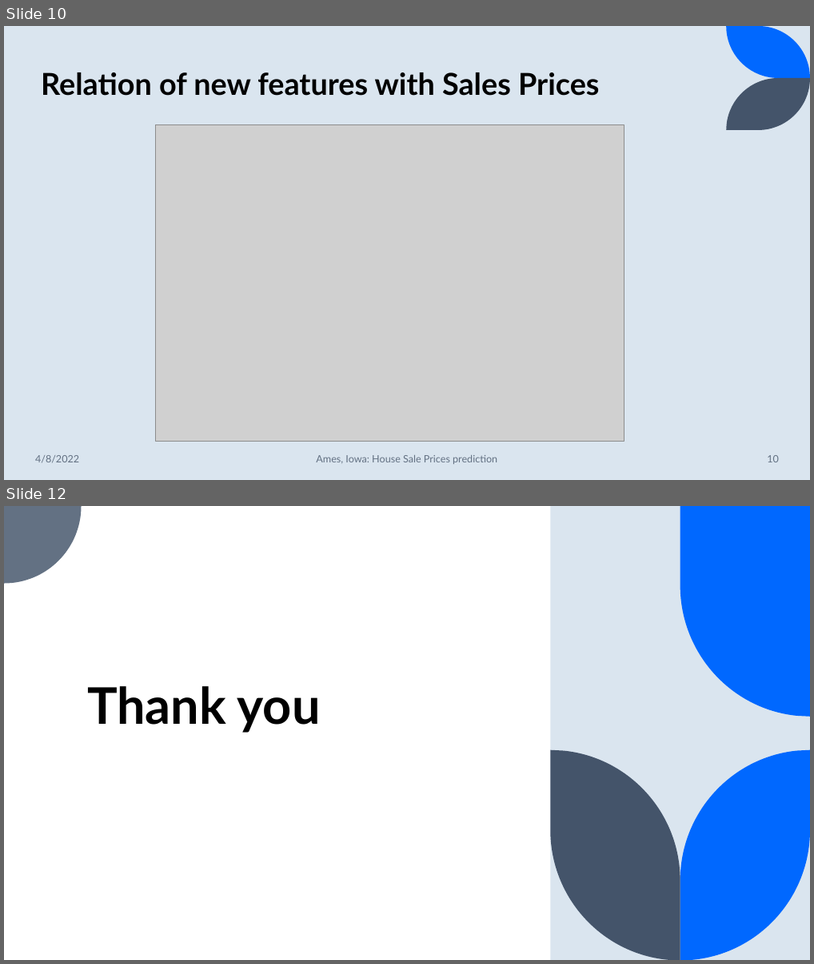
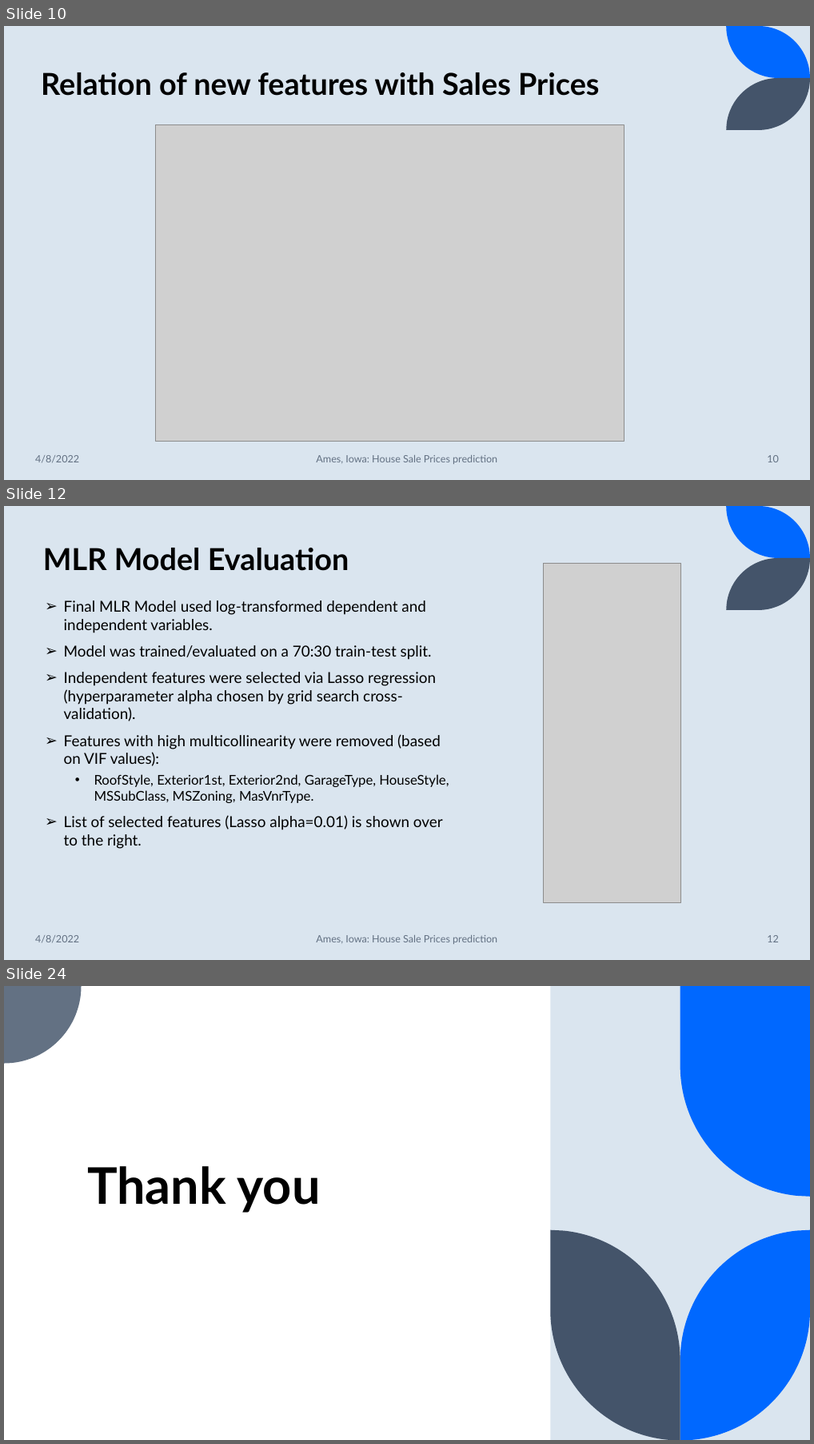
Before and after one commit to suhitasva/ML_Project, a slide deck: ML_Project.pptx. Shown one above the other, each under a label of ours: slides 10 and 12 before the commit, slides 10, 12 and 24 after it; the slides between them are not shown. The pictures are 814x964 and 814x1444 pixels, drawn with LibreOffice and Linux fonts; fonts in the diff are those of the drawing; grey boxes stand for pictures. Boxes give left, top, right and bottom in pixels: in the first picture for what was removed or moved away, otherwise in the second. Text is boxed around its words. In the diff, an @@ line names an element or a change of style, - is before the commit and + after.

```diff
--- a/ML_Project.pptx
+++ b/ML_Project.pptx
@@ slide 12 added at (x1=4, y1=506, x2=810, y2=960), background #DAE5EF; not listed: 2 template elements that a slide beside it also shows @@
@@ title added at (x1=43, y1=548, x2=350, y2=571), 36 pt, text #000000, bold @@
+MLR Model Evaluation
@@ picture added at (x1=544, y1=564, x2=682, y2=902) @@
@@ text added at (x1=64, y1=600, x2=449, y2=848), 18 pt, text #000000 @@
+➢ Final MLR Model used log-transformed dependent and independent variables.
+➢ Model was trained/evaluated on a 70:30 train-test split.
+➢ Independent features were selected via Lasso regression (hyperparameter alpha chosen by grid search cross-validation).
+➢ Features with high multicollinearity were removed (based on VIF values):
+  • RoofStyle, Exterior1st, Exterior2nd, GarageType, HouseStyle, MSSubClass, MSZoning, MasVnrType.
+➢ List of selected features (Lasso alpha=0.01) is shown over to the right.
@@ text added at (x1=35, y1=935, x2=79, y2=943), 12 pt, text #637183 @@
+4/8/2022
@@ text added at (x1=316, y1=935, x2=498, y2=944), 12 pt, text #637183 @@
+Ames, Iowa: House Sale Prices prediction
@@ page number added at (x1=767, y1=935, x2=779, y2=942), 12 pt, text #637183 @@
+12
@@ what was slide 12 is now slide 24 @@
```
Also in this commit, not shown: 12 other slides added, 1 slide removed.
